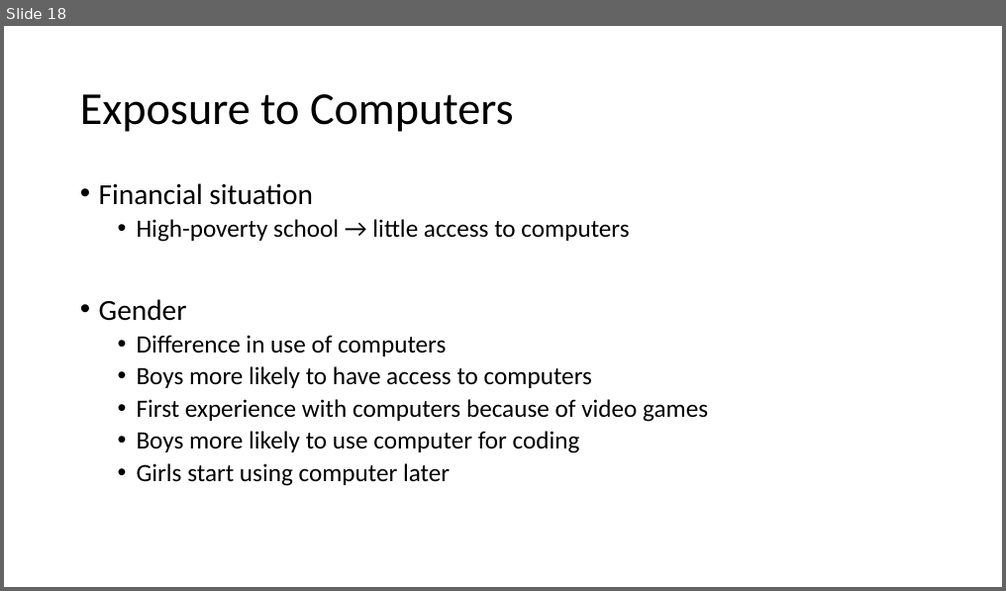
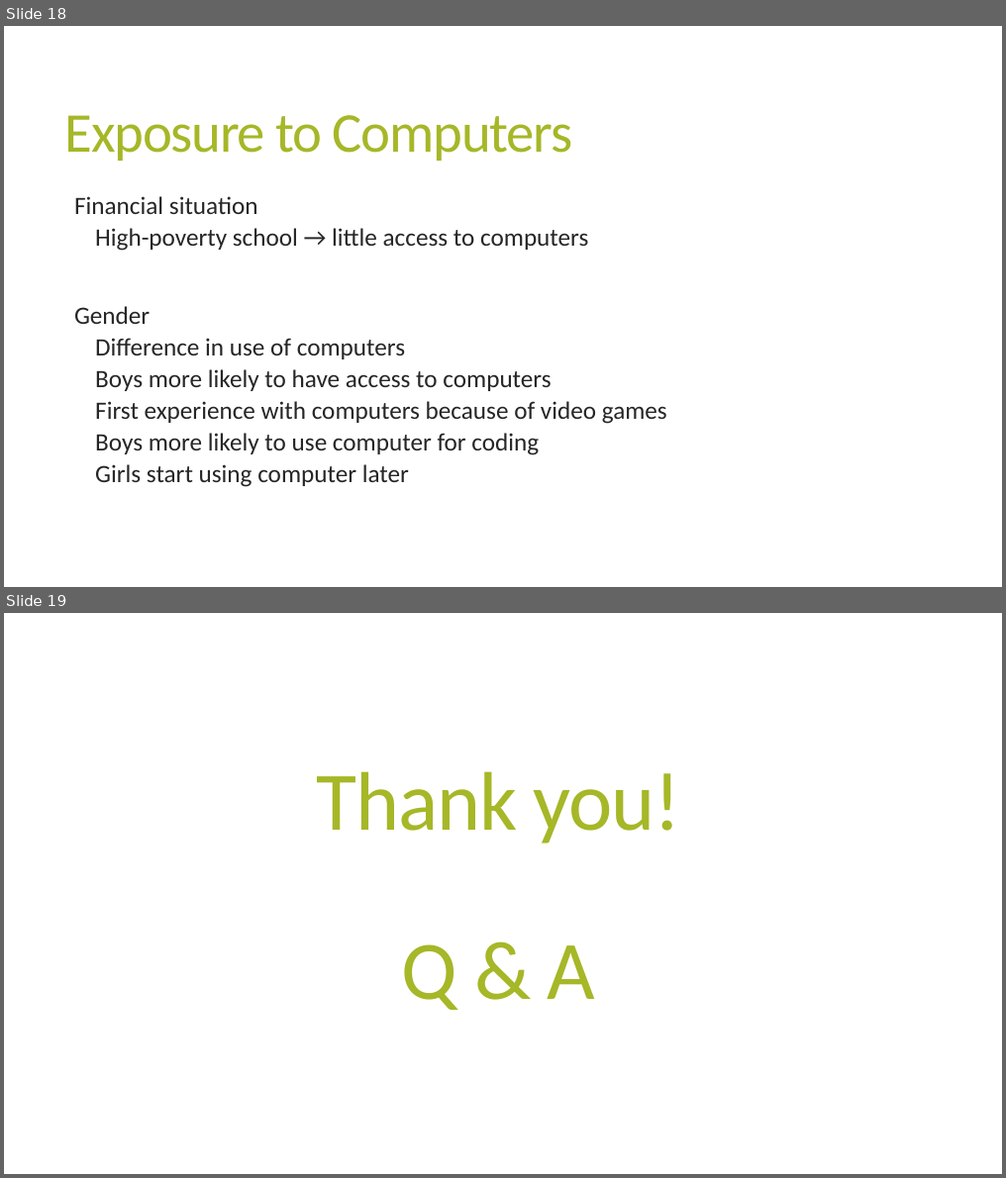
Before and after one commit to EvaJobst/FOT-Paper, a slide deck: Paper - Presentation.pptx. Shown one above the other, each under a label of ours: slide 18 before the commit, slides 18 and 19 after it. The pictures are 1006x591 and 1006x1178 pixels, drawn with LibreOffice and Linux fonts; fonts in the diff are those of the drawing. Boxes give left, top, right and bottom in pixels: in the first picture for what was removed or moved away, otherwise in the second. Text is boxed around its words. In the diff, an @@ line names an element or a change of style, - is before the commit and + after.

```diff
--- a/Paper - Presentation.pptx
+++ b/Paper - Presentation.pptx
@@ slide 19 added at [4, 613, 1002, 1174], background #FFFFFF @@
@@ title added at [316, 771, 681, 1010], 80 pt, text #A6B727 @@
+Thank you!
+Q & A
@@ slide 18 changed as well @@
@@ title "Exposure to Computers": place and size @@
-title "Exposure to Computers" at [80, 94, 514, 132]
+title "Exposure to Computers" at [65, 115, 573, 161]
@@ title "Exposure to Computers" at [65, 115, 573, 161]: size 44 to 54 pt, text colour #000000 to #A6B727, letter spacing 0 to -1.2 pt; line spacing 0.9 to 0.85 @@
@@ text "Financial situation": place and size @@
-text "Financial situation" at [99, 183, 708, 486]
+text "Financial situation" at [74, 196, 667, 487]
@@ text "Financial situation" at [74, 196, 667, 487]: size 28 to 24 pt in "Financial situation", "Gender"; text colour #000000 to #262626; bullet • to  ; line spacing 0.9 to 0.85; more space between paragraphs @@
```
Also in this commit, not shown: 17 other slides changed, 1 slide removed.
